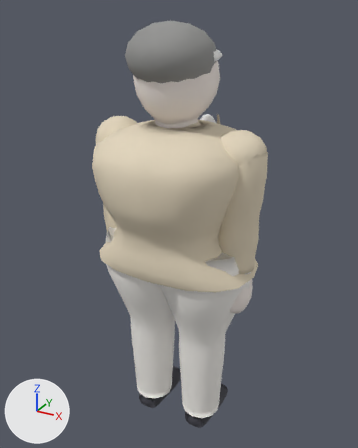
Renders of the glTF model assets/models/gangmanjae_a.glb from each side of a commit.
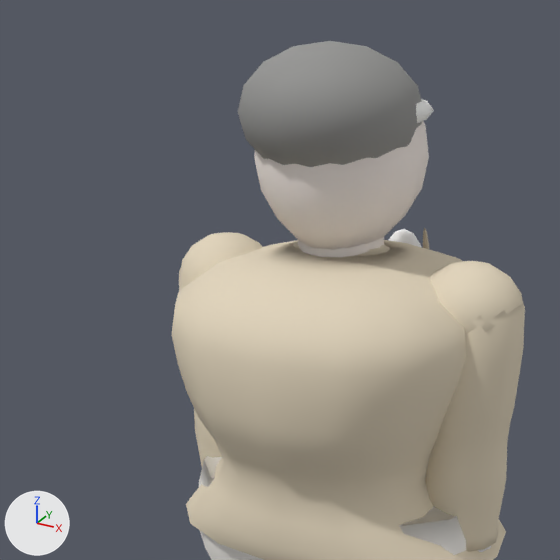
Each version is shown whole from a 50 mm camera at (1.011, -1.816, 1.963) aimed at (-0.011, 0.042, 1.034), then close up on the part from 2% to 80% of the width and 0% to 62% of the height. The lights are fixed; the arrows at lower left show +X, +Y and +Z. The last two pictures show the newer version.

Before the edit, the objects in view are built like this:
```python
me_mesh_0 = bpy.data.meshes.new('Mesh_0')
me_mesh_0.from_pydata(...)  # 3882 vertices, 7204 faces; spans x -0.41..0.41, y -0.33..0.34, z -0.03..1.91
me_mesh_0.materials.append(mat_material_0)
ob_body = bpy.data.objects.new('Body', me_mesh_0)
ob_body.location = (0.0, 0.0, 0.0)
```
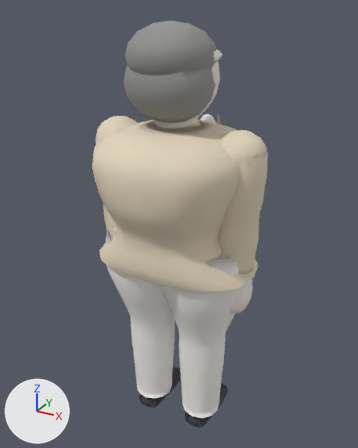
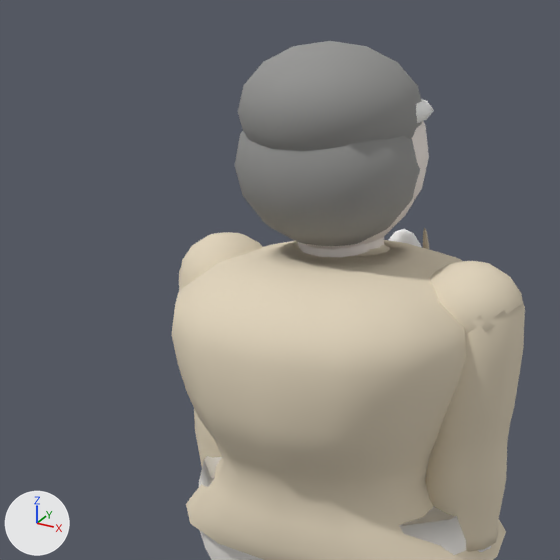
Changed parts and their boxes (x1, y1, x2, y2) in the close-ups (560 x 560 px):
part 1 of me_mesh_0, added: after (235, 131, 420, 246)

Diff of the bpy script that builds the scene:
```diff
--- a/assets/models/gangmanjae_a.glb.py
+++ b/assets/models/gangmanjae_a.glb.py
@@ me_mesh_0 @@
 # used by ob_body; location = (0.0, 0.0, 0.0)
-me_mesh_0.from_pydata(...)  # 3882 vertices, 7204 faces; spans x -0.41..0.41, y -0.33..0.34, z -0.03..1.91
+me_mesh_0.from_pydata(...)  # 3989 vertices, 7414 faces; spans x -0.41..0.41, y -0.33..0.34, z -0.03..1.91
+# me_mesh_0 part 1: the loose piece of 107 vertices spanning x -0.18..0.18, y -0.22..0.13, z 1.65..1.91 is copied, and the copy is scaled about its middle by (1.05, 0.861, 1.19), then moved by (0.0, -0.02, -0.1); it spans x -0.19..0.19, y -0.21..0.09, z 1.53..1.84
 me_mesh_0.materials.append(mat_material_0)
```
